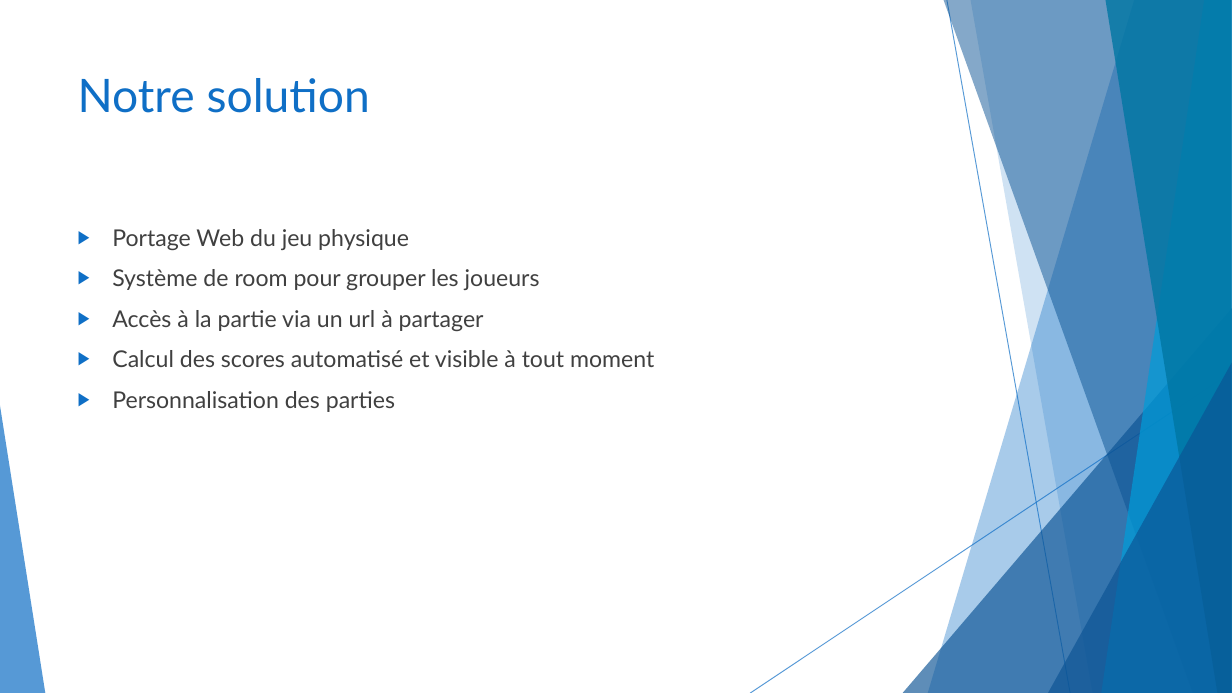
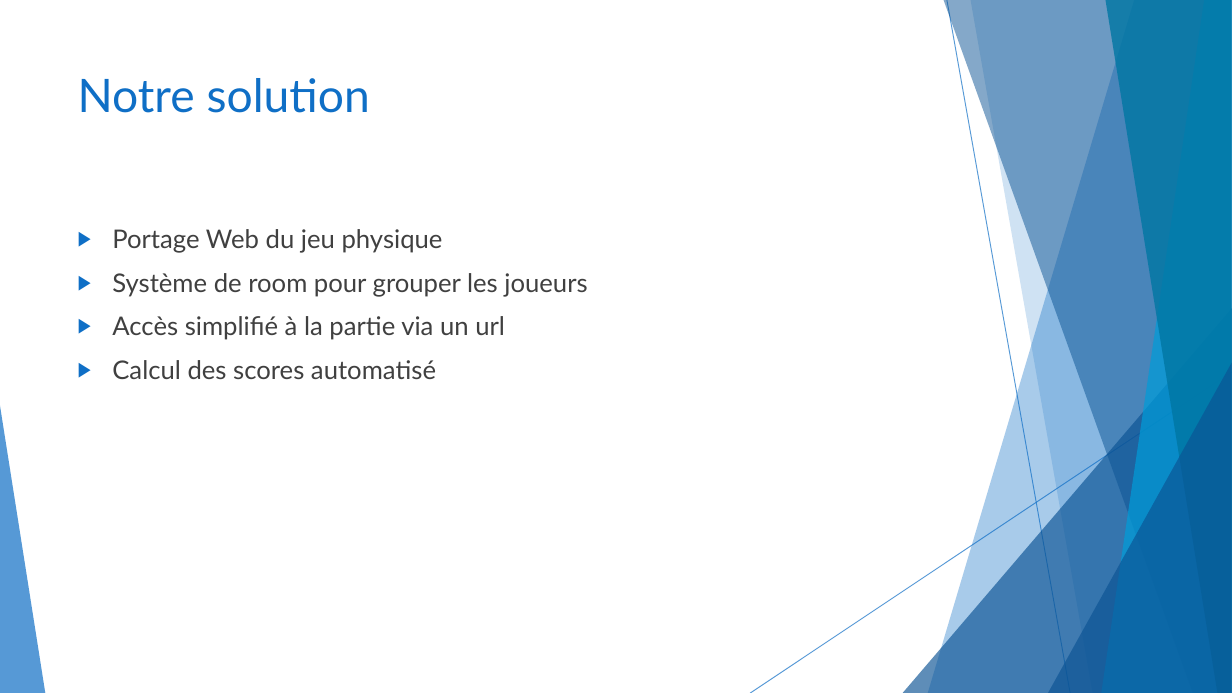
Before and after one commit to CeKonVeu/KingSkullClassicOnline, a slide deck: slide 5 of doc/King Skull Classic Online.pptx. Drawn at 1232x693 pixels with LibreOffice and Linux fonts; fonts in the diff are those of the drawing. Boxes give left, top, right and bottom in pixels: in the first picture for what was removed or moved away, otherwise in the second. Text is boxed around its words. In the diff, an @@ line names an element or a change of style, - is before the commit and + after.

```diff
--- a/doc/King Skull Classic Online.pptx
+++ b/doc/King Skull Classic Online.pptx
@@ text at (112,229,587,297): size 18 to 20 pt in "Portage Web du jeu physique", "Système de room pour grouper les joueurs" @@
@@ text at (112,316,505,379): text changed; size 18 to 20 pt @@
-▶ Accès à la partie via un url à partager
-▶ Calcul des scores automatisé et visible à tout moment
-▶ Personnalisation des parties
+▶ Accès simplifié à la partie via un url
+▶ Calcul des scores automatisé
```
Also in this commit, not shown: 8 other slides changed.
